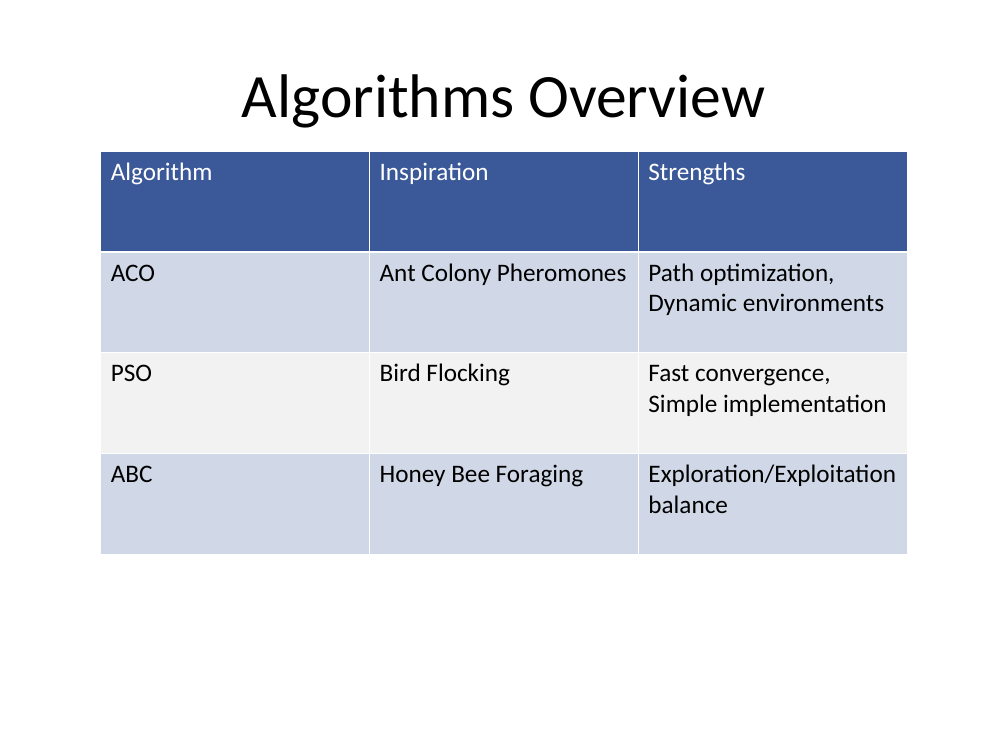
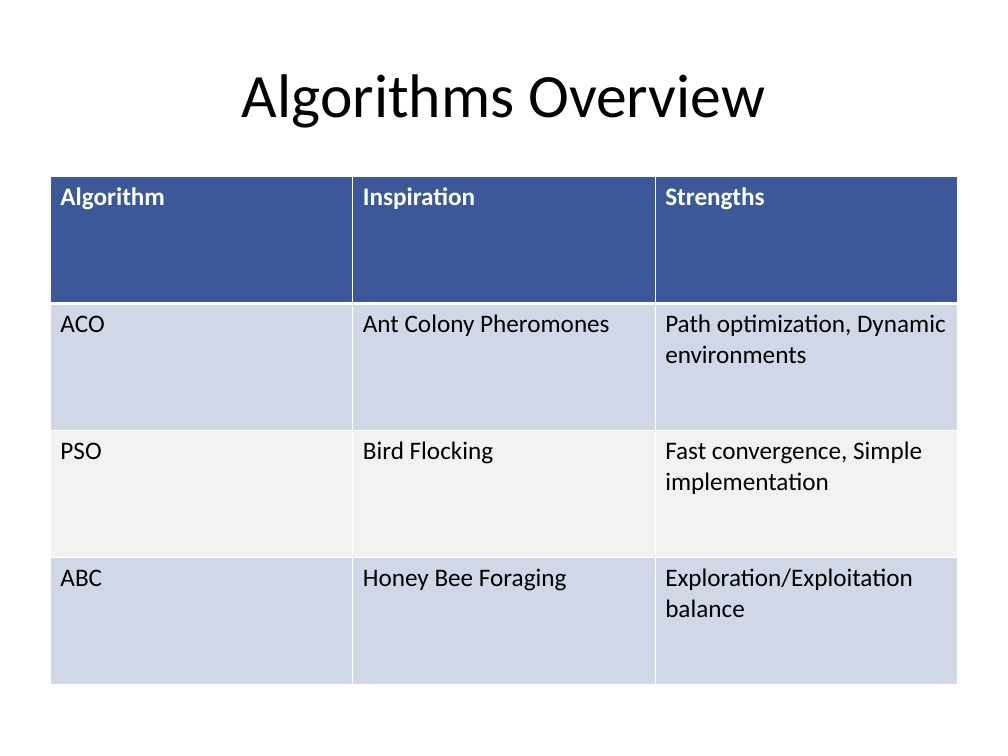
Before and after one commit to 0-Ahmed-Tamer-0/Robotics_project, a slide deck: slide 3 of SwarmMazeSolver.pptx. Drawn at 1008x756 pixels with LibreOffice and Linux fonts; fonts in the diff are those of the drawing. Boxes give left, top, right and bottom in pixels: in the first picture for what was removed or moved away, otherwise in the second. Text is boxed around its words. In the diff, an @@ line names an element or a change of style, - is before the commit and + after.

```diff
--- a/SwarmMazeSolver.pptx
+++ b/SwarmMazeSolver.pptx
@@ table at (x1=50, y1=176, x2=958, y2=684) @@
@@ bold on in "Algorithm", "Inspiration", "Strengths" @@
@@ table resized from (x1=101, y1=151, x2=908, y2=554) to (x1=50, y1=176, x2=958, y2=684) @@
```
Also in this commit, not shown: 4 other slides changed.
